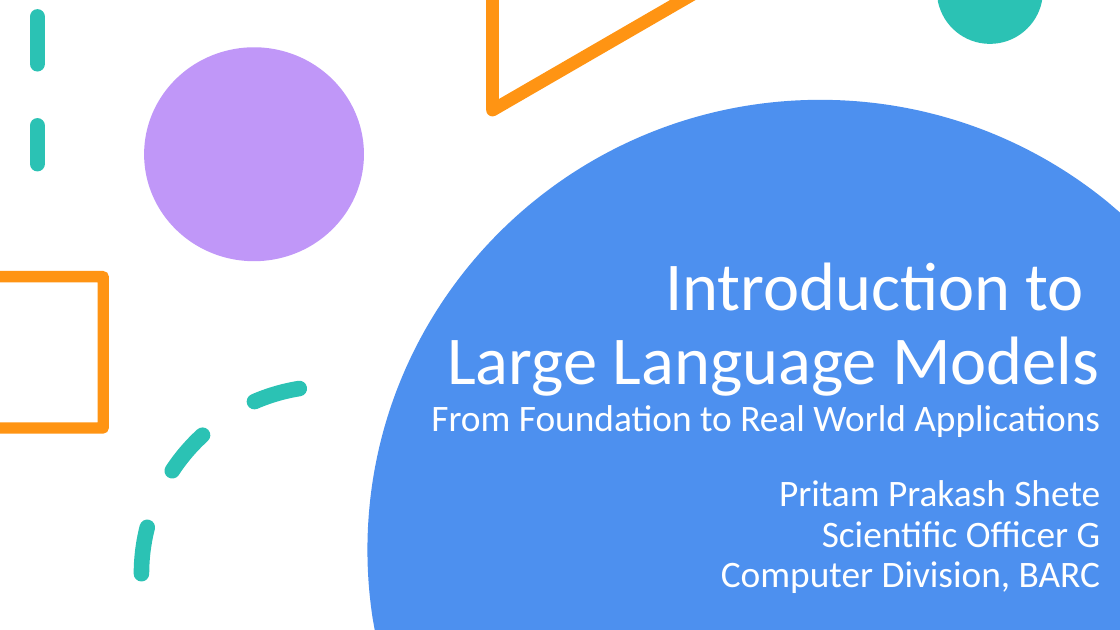
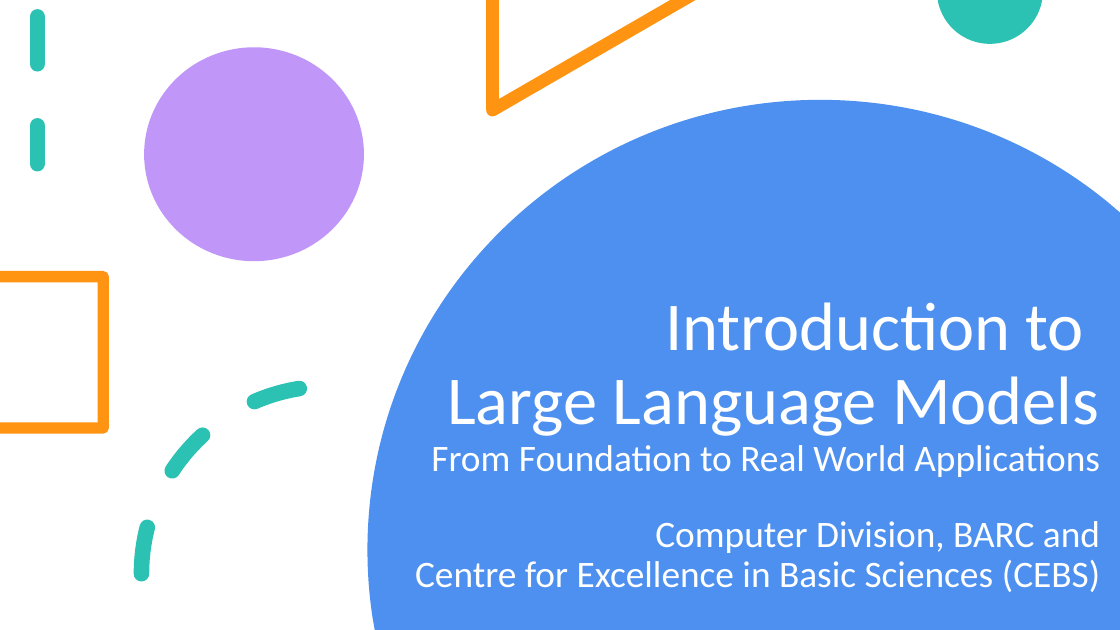
Before and after one commit to look4pritam/LargeLanguageModels, a slide deck: slide 1 of Presentations/LargeLanguageModels.pptx. Drawn at 1120x630 pixels with LibreOffice and Linux fonts; fonts in the diff are those of the drawing. Boxes give left, top, right and bottom in pixels: in the first picture for what was removed or moved away, otherwise in the second. Text is boxed around its words. In the diff, an @@ line names an element or a change of style, - is before the commit and + after.

```diff
--- a/Presentations/LargeLanguageModels.pptx
+++ b/Presentations/LargeLanguageModels.pptx
@@ title at <box>415,302,1100,592</box>: text changed @@
-Introduction to
-Large Language Models
-From Foundation to Real World Applications
-Pritam Prakash Shete
-Scientific Officer G
-Computer Division, BARC
+Introduction to
+Large Language Models
+From Foundation to Real World Applications
+Computer Division, BARC and
+Centre for Excellence in Basic Sciences (CEBS)
```
Also in this commit, not shown: 10 other slides changed, 1 slide added.
